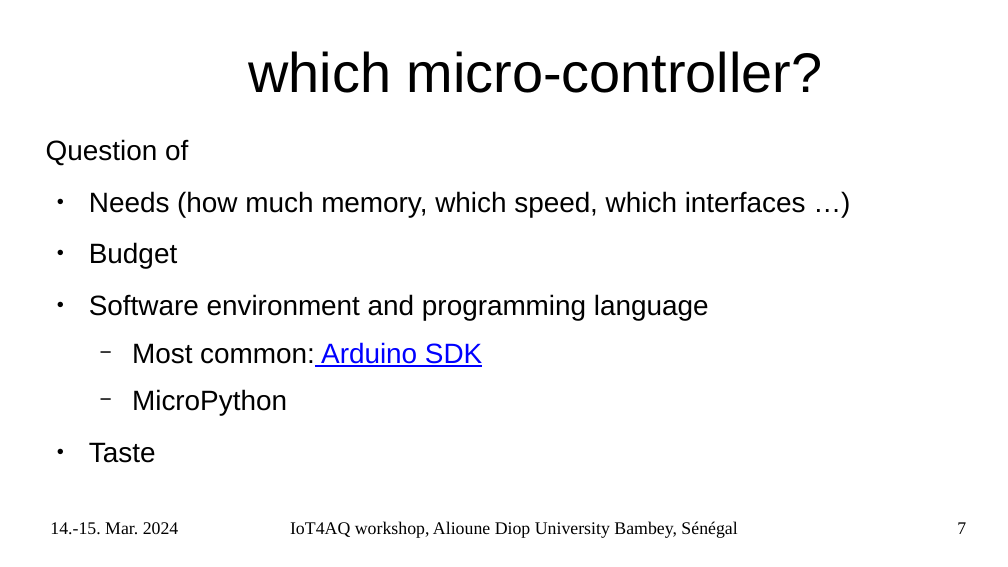
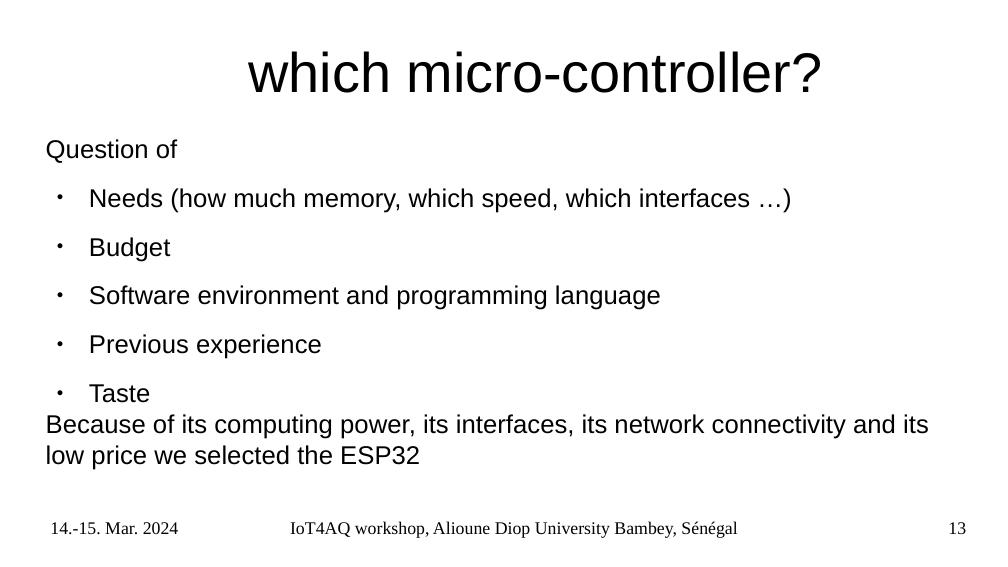
Before and after one commit to uraich/IoT4AQ, a slide deck: slide 13 of workshop/slides/iot4aq_introduction.pptx (slide 7 before the commit). Drawn at 1008x567 pixels with LibreOffice and Linux fonts; fonts in the diff are those of the drawing; background and template pictures are left out. Boxes give left, top, right and bottom in pixels: in the first picture for what was removed or moved away, otherwise in the second. Text is boxed around its words. In the diff, an @@ line names an element or a change of style, - is before the commit and + after.

Commit message:
extended micro-processor discussion

```diff
--- a/workshop/slides/iot4aq_introduction.pptx
+++ b/workshop/slides/iot4aq_introduction.pptx
@@ text at box(46, 139, 750, 403): size 22 to 20.2 pt in "Question of", "Needs (how much memory, which speed, which ...", "Budget", "Software environment and programming language" and 1 more places @@
@@ text at box(89, 334, 322, 359): text changed; size 22 to 20.2 pt @@
-  − Most common: Arduino SDK
-  − MicroPython
+● Previous experience
@@ text at box(46, 414, 929, 470): paragraph added @@
+Because of its computing power, its interfaces, its network connectivity and its low price we selected the ESP32
@@ page number at box(948, 522, 966, 534): text changed @@
-7
+13
```
Also in this commit, not shown: 4 slides added, 1 other file.
